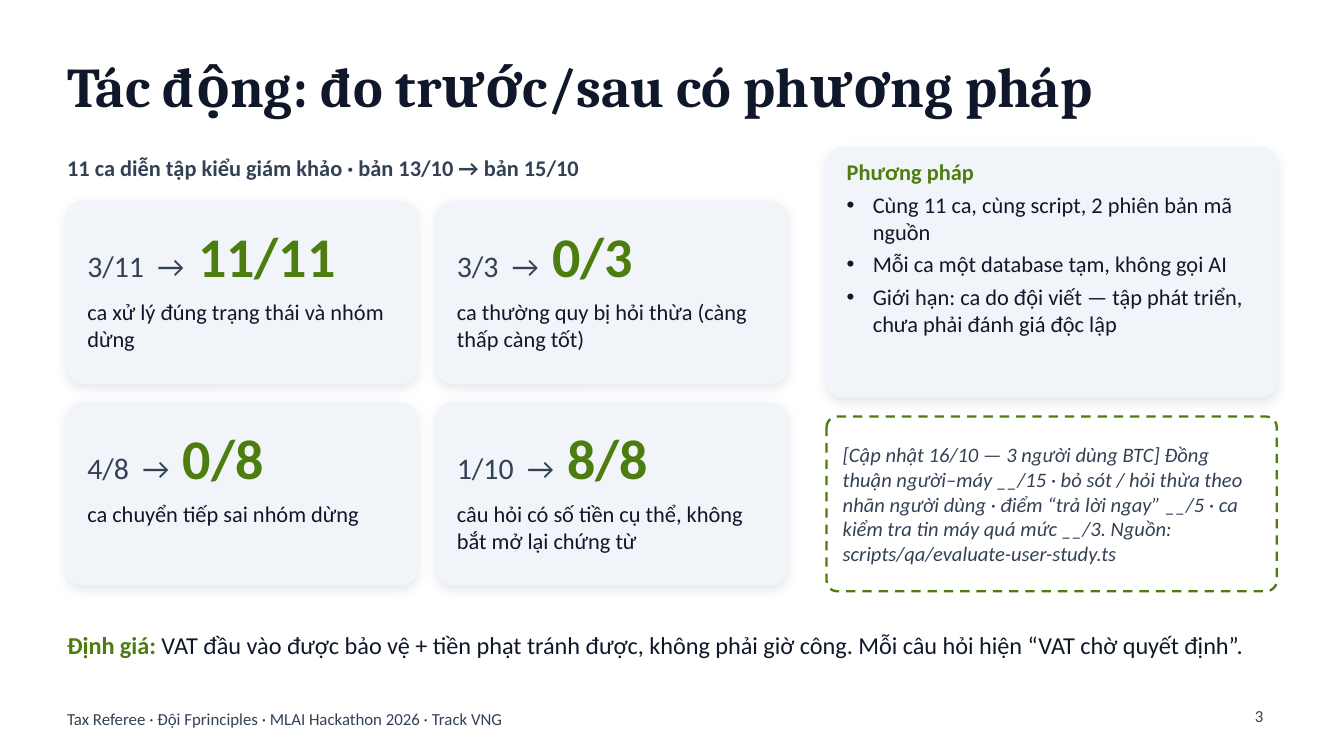
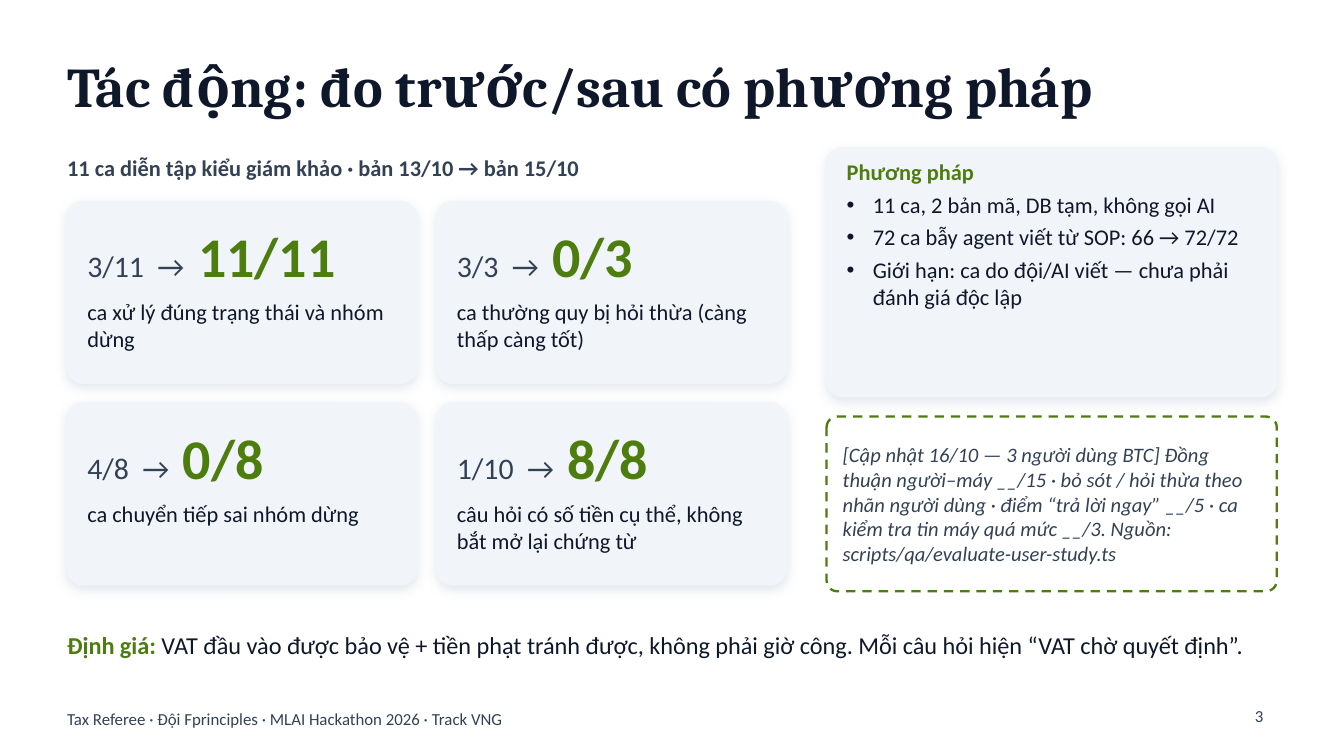
Before and after one commit to bminhnemhoi/tax_mlaihackathon, a slide deck: slide 3 of docs/submission/Tax-Referee-5-slides.pptx. Drawn at 1344x756 pixels with LibreOffice and Linux fonts; fonts in the diff are those of the drawing. Boxes give left, top, right and bottom in pixels: in the first picture for what was removed or moved away, otherwise in the second. Text is boxed around its words. In the diff, an @@ line names an element or a change of style, - is before the commit and + after.

```diff
--- a/docs/submission/Tax-Referee-5-slides.pptx
+++ b/docs/submission/Tax-Referee-5-slides.pptx
@@ text at bbox=[873, 197, 1238, 309]: text changed @@
-• Cùng 11 ca, cùng script, 2 phiên bản mã nguồn
-• Mỗi ca một database tạm, không gọi AI
-• Giới hạn: ca do đội viết — tập phát triển, chưa phải đánh giá độc lập
+• 11 ca, 2 bản mã, DB tạm, không gọi AI
+• 72 ca bẫy agent viết từ SOP: 66 → 72/72
+• Giới hạn: ca do đội/AI viết — chưa phải đánh giá độc lập
```
